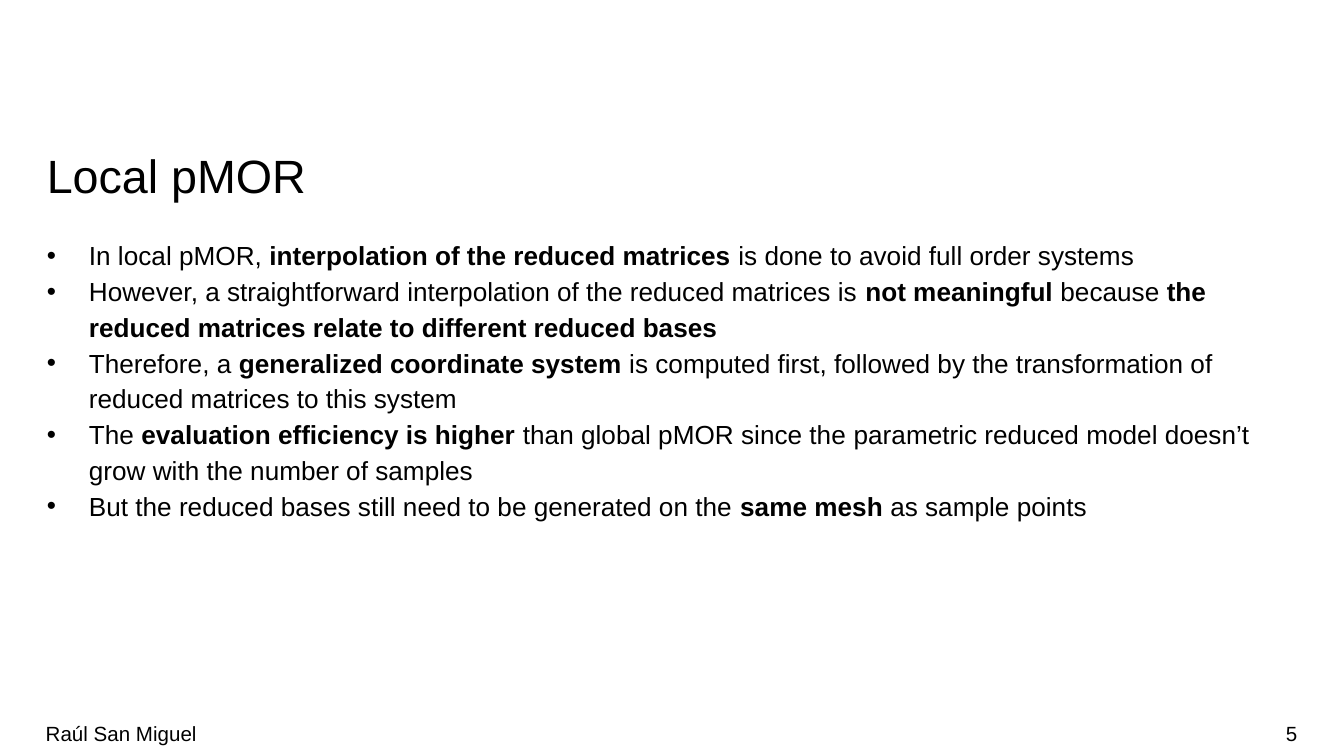
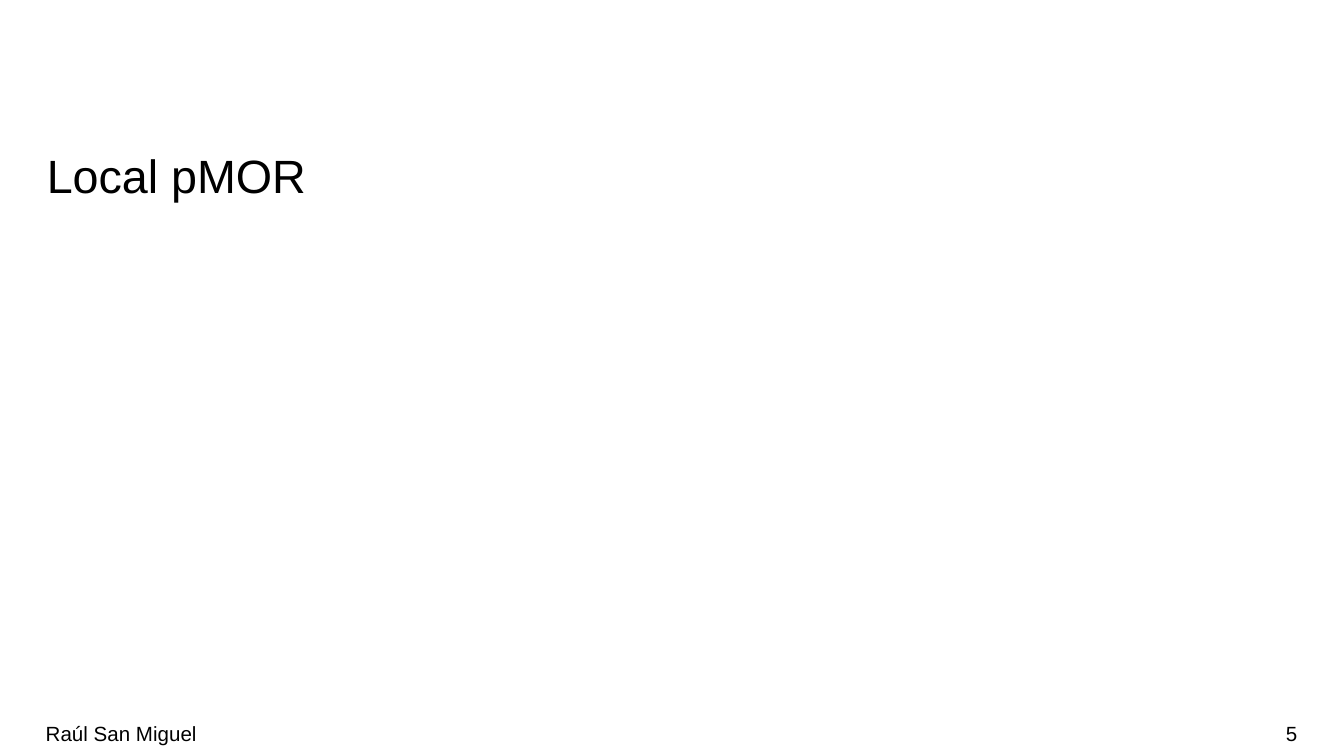
Before and after one commit to R-SMP/Global_Local_pMOR, a slide deck: slide 5 of pMOR.pptx. Drawn at 1344x756 pixels with LibreOffice and Linux fonts; fonts in the diff are those of the drawing; grey boxes stand for pictures; background and template pictures are left out. Boxes give left, top, right and bottom in pixels: in the first picture for what was removed or moved away, otherwise in the second. Text is boxed around its words. In the diff, an @@ line names an element or a change of style, - is before the commit and + after.

```diff
--- a/pMOR.pptx
+++ b/pMOR.pptx
@@ text removed at (89,246,1249,521) @@
-• In local pMOR, interpolation of the reduced matrices is done to avoid full order systems
-• However, a straightforward interpolation of the reduced matrices is not meaningful because the reduced matrices relate to different reduced bases
-• Therefore, a generalized coordinate system is computed first, followed by the transformation of reduced matrices to this system
-• The evaluation efficiency is higher than global pMOR since the parametric reduced model doesn’t grow with the number of samples
-• But the reduced bases still need to be generated on the same mesh as sample points
```
Also in this commit, not shown: 7 other slides changed, 4 slides added, 7 other files.
